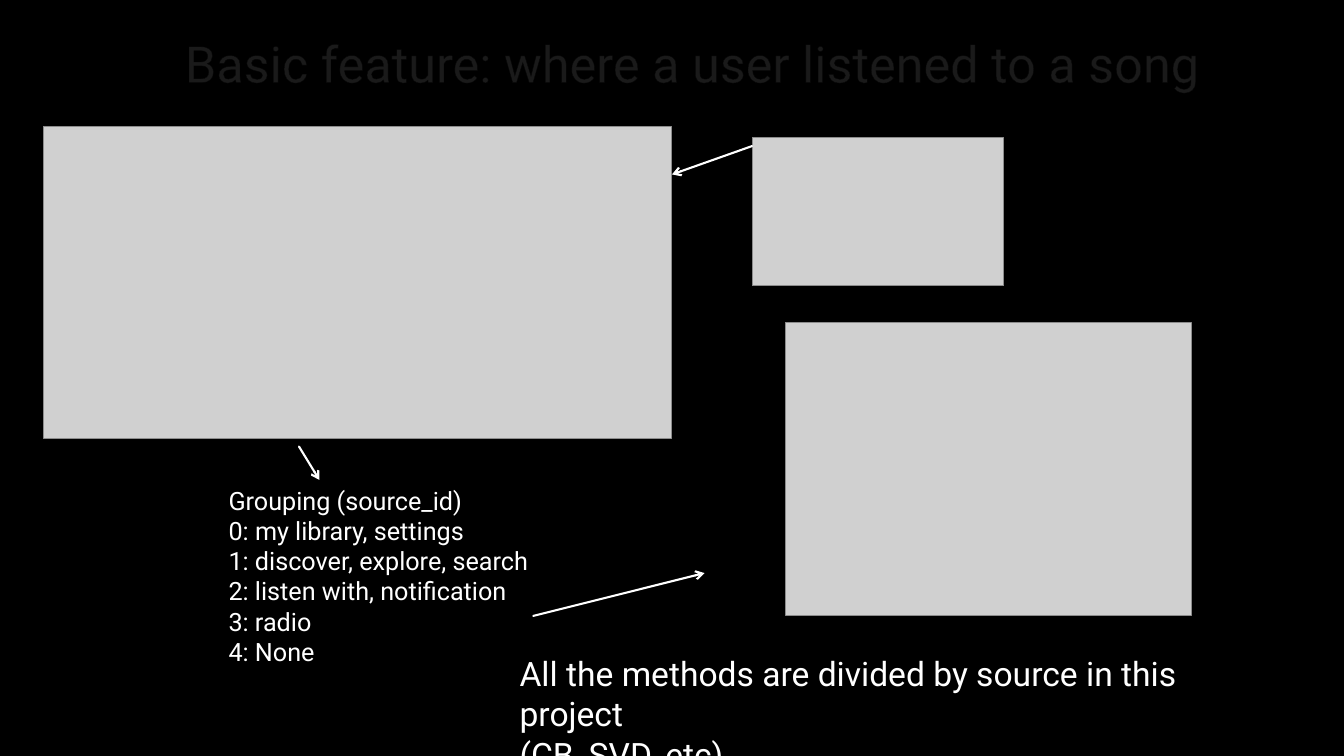
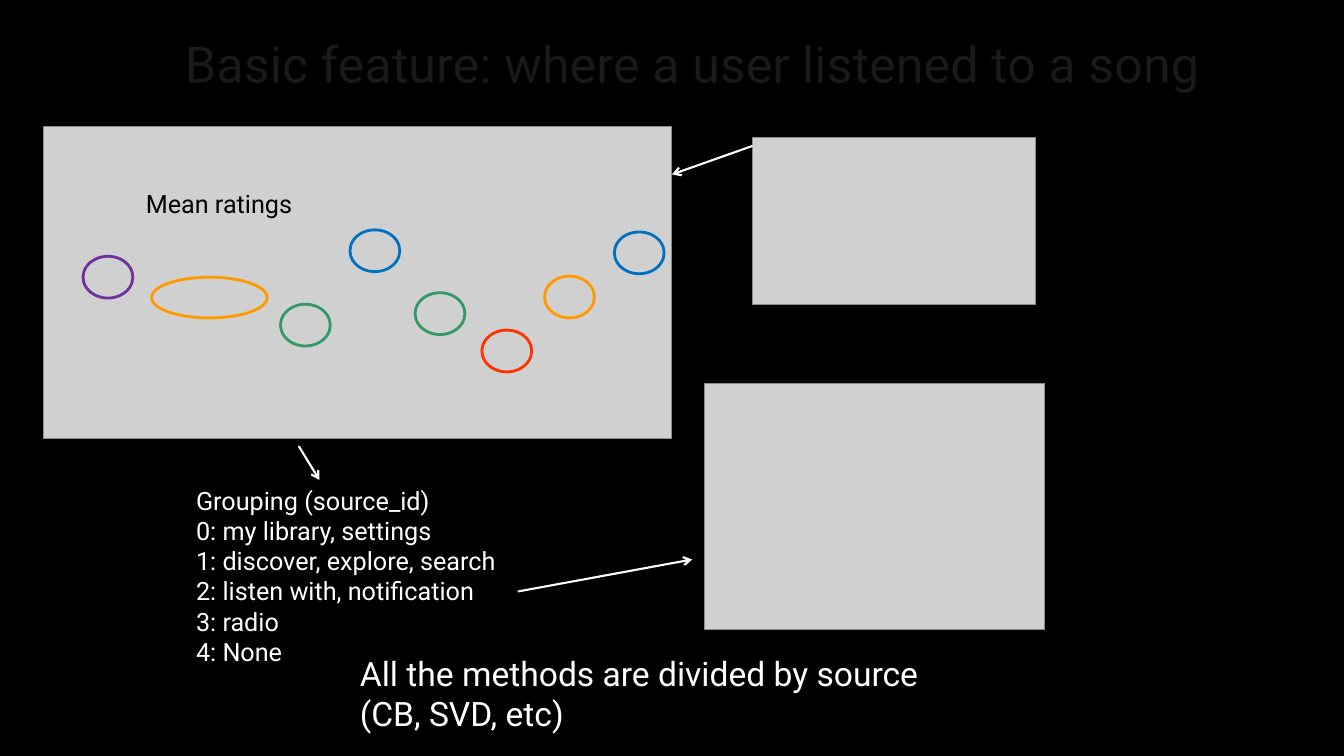
Before and after one commit to htakahashi0708/USL_Final_MusicRecommendationChallenge, a slide deck: slide 7 of USL_MusicRecommender.pptx (slide 5 before the commit). Drawn at 1344x756 pixels with LibreOffice and Linux fonts; fonts in the diff are those of the drawing; grey boxes stand for pictures; background and template pictures are left out. Boxes give left, top, right and bottom in pixels: in the first picture for what was removed or moved away, otherwise in the second. Text is boxed around its words. In the diff, an @@ line names an element or a change of style, - is before the commit and + after.

```diff
--- a/USL_MusicRecommender.pptx
+++ b/USL_MusicRecommender.pptx
@@ picture resized from (x1=752, y1=138, x2=1004, y2=286) to (x1=752, y1=138, x2=1035, y2=304) @@
@@ text added at (x1=146, y1=195, x2=292, y2=219), 18 pt, text #000000 @@
+Mean ratings
@@ group added at (x1=83, y1=230, x2=663, y2=371): 8 ellipses @@
@@ picture resized from (x1=786, y1=323, x2=1192, y2=616) to (x1=705, y1=383, x2=1046, y2=629) @@
@@ text "Grouping (source_id)" moved from (x1=229, y1=490, x2=528, y2=662) to (x1=196, y1=490, x2=495, y2=662) @@
@@ arrow moved from (533, 616) - (705, 574) to (518, 592) - (693, 560) @@
@@ text "All the methods are divided ..." moved from (x1=520, y1=660, x2=1176, y2=733) to (x1=360, y1=660, x2=919, y2=734) @@
@@ text at (x1=360, y1=660, x2=919, y2=693): text changed @@
-All the methods are divided by source in this project
+All the methods are divided by source
```
Also in this commit, not shown: 7 other slides changed, 3 slides added, 1 slide removed.
